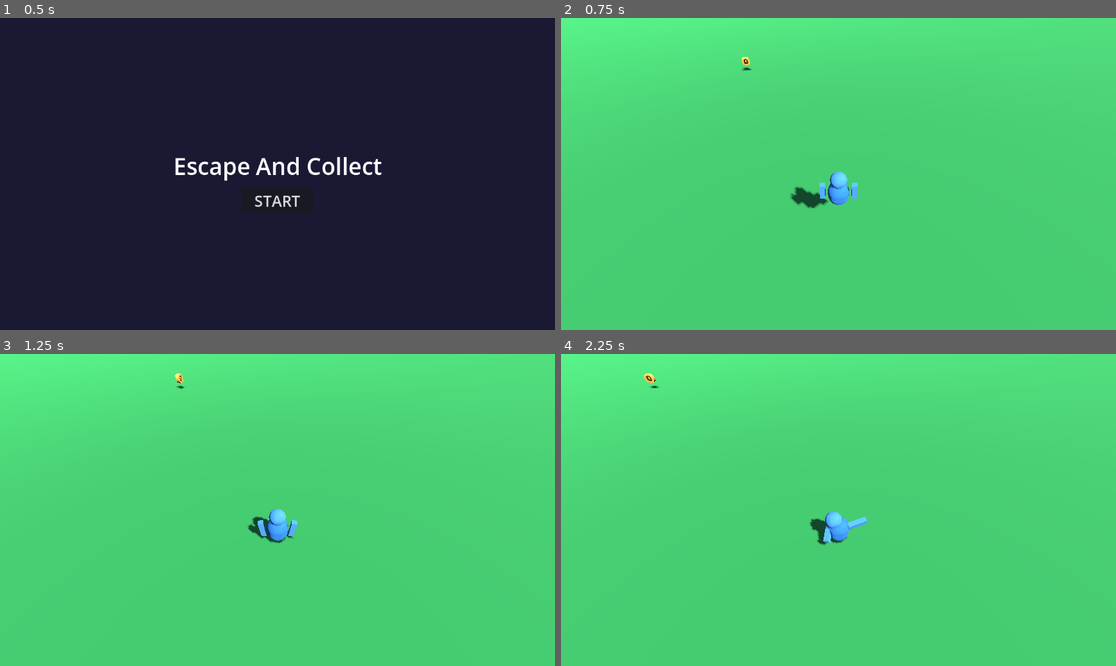
Above: before the commit, frames 1-4 (two rows, left to right).
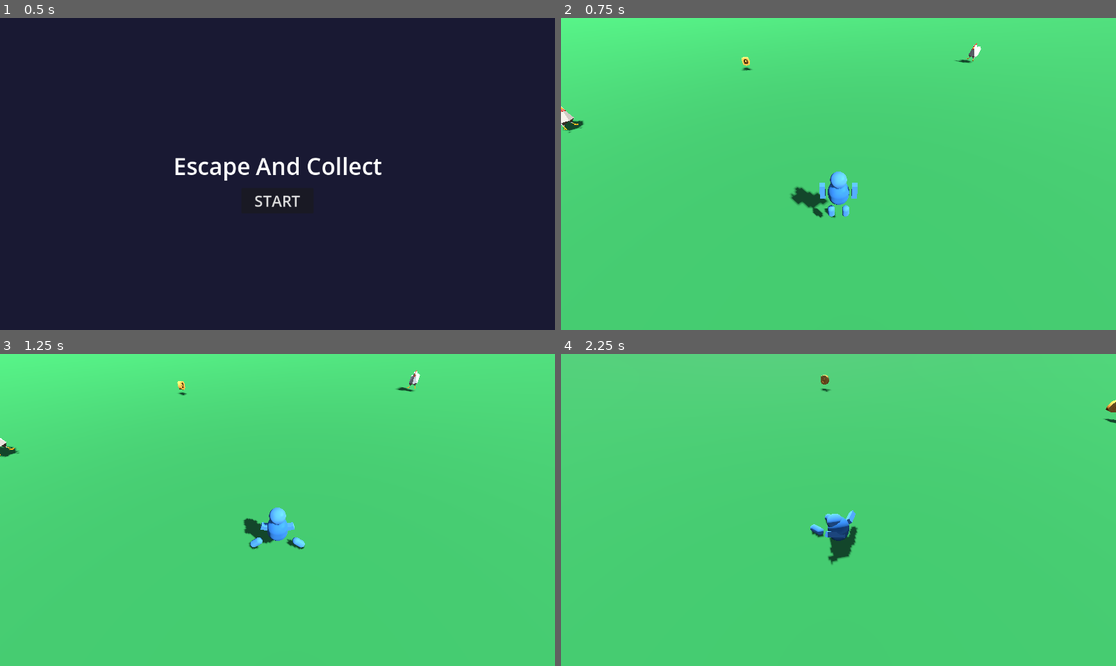
Above: after the commit, the same moments.

Repository: ateliee/escape-and-collect
Game: Godot game, scene res://Scenes/Main.tscn
The game is run twice, just before and just after one commit, with the same random seed, the same clock (stepped at 60 frames per second) and the same inputs.
Inputs:
- Up to frame 1 (0.5 s): no input
- Up to frame 2 (0.75 s): click "START" at 0.5 s
- Up to frame 3 (1.25 s): no input
- Up to frame 4 (2.25 s): hold D (move_right) 1.28-2.03 s; tap Shift (dash) at 1.35, 2.1 s; tap Space (jump) at 1.52 s; hold S (move_back) from 2.03 s (still down)

Frame 1 is identical in both runs. In frame 2, 0.4% of the frame differs, in the area x 0-76%, y 8-65%; in frame 3, 0.8%; in frame 4, 4.0%, in the area x 0-100%, y 0-68%.

Commit message:
feat: implement procedural enemy animation, update player locomotion with camera-relative movement, and replace character model with chicken asset.

Diff:
--- a/Scenes/Entities/Enemy.tscn
+++ b/Scenes/Entities/Enemy.tscn
@@ -1,7 +1,7 @@
 [gd_scene load_steps=5 format=3 uid="uid://df2m1x7a98y4c"]
 
 [ext_resource type="Script" path="res://Scripts/Entities/Enemy.gd" id="1_enemy"]
-[ext_resource type="PackedScene" uid="uid://dj4n0d0y1y023" path="res://Assets/Models/character.glb" id="2_model"]
+[ext_resource type="PackedScene" path="res://Assets/Models/chicken.glb" id="2_model"]
 
 [sub_resource type="CapsuleShape3D" id="CapsuleShape3D_y1b2a"]
 radius = 0.4
@@ -17,6 +17,7 @@
 shape = SubResource("CapsuleShape3D_y1b2a")
 
 [node name="ModelRoot" type="Node3D" parent="."]
-transform = Transform3D(1.2, 0, 0, 0, 1.2, 0, 0, 0, 1.2, 0, 0, 0)
+transform = Transform3D(0.01, 0, 0, 0, 0.01, 0, 0, 0, 0.01, 0, 0, 0)
 
-[node name="character" parent="ModelRoot" instance=ExtResource("2_model")]
+[node name="chicken" parent="ModelRoot" instance=ExtResource("2_model")]
+transform = Transform3D(-4.37114e-08, 0, -1, 0, 1, 0, 1, 0, -4.37114e-08, 0, 0, 0)
--- a/Scripts/Entities/Enemy.gd
+++ b/Scripts/Entities/Enemy.gd
@@ -12,8 +12,9 @@
 	if players.size() > 0:
 		player = players[0]
 
-	# Make enemy look a bit different by coloring it red if possible, or just scale it slightly
-	model.scale = Vector3(1.1, 1.1, 1.1)
+	# (Removed hardcoded scale)
+
+var time_passed: float = 0.0
 
 func _physics_process(delta):
 	if not is_instance_valid(player):
@@ -31,10 +32,18 @@
 	velocity.x = dir.x * SPEED
 	velocity.z = dir.z * SPEED
 
-	# Rotate to face movement
+	# Rotate to face movement and animate
 	if velocity.length_squared() > 0.1:
 		var look_dir = atan2(-velocity.x, -velocity.z)
 		model.rotation.y = lerp_angle(model.rotation.y, look_dir, 10 * delta)
+
+		# Procedural hopping/wobbling animation
+		time_passed += delta * 15.0
+		model.position.y = abs(sin(time_passed * 0.5)) * 0.3
+		model.rotation.z = sin(time_passed) * 0.15
+	else:
+		model.position.y = lerp(model.position.y, 0.0, 10 * delta)
+		model.rotation.z = lerp(model.rotation.z, 0.0, 10 * delta)
 
 	move_and_slide()
 
--- a/Scripts/Entities/Player.gd
+++ b/Scripts/Entities/Player.gd
@@ -32,6 +32,10 @@
 	create_limb("ArmL", Vector3(-0.6, 0.6, 0), false)
 	# Right Arm
 	create_limb("ArmR", Vector3(0.6, 0.6, 0), false)
+	# Left Leg
+	create_limb("LegL", Vector3(-0.3, -0.7, 0), false)
+	# Right Leg
+	create_limb("LegR", Vector3(0.3, -0.7, 0), false)
 
 func create_limb(limb_name: String, offset: Vector3, is_head: bool):
 	var rb = RigidBody3D.new()
@@ -46,6 +50,10 @@
 	var mat = StandardMaterial3D.new()
 	mat.albedo_color = Color(0.3, 0.6, 0.9)
 
+	var phys_mat = PhysicsMaterial.new()
+	phys_mat.friction = 0.0
+	rb.physics_material_override = phys_mat
+
 	if is_head:
 		var sphere = SphereMesh.new()
 		sphere.radius = 0.3
@@ -56,13 +64,25 @@
 		shape.radius = 0.3
 		col.shape = shape
 	else:
-		var box = BoxMesh.new()
-		box.size = Vector3(0.2, 0.7, 0.2)
-		box.material = mat
-		mesh_inst.mesh = box
-		var shape = BoxShape3D.new()
-		shape.size = box.size
-		col.shape = shape
+		var is_leg = "Leg" in limb_name
+		if is_leg:
+			var cap = CapsuleMesh.new()
+			cap.radius = 0.15
+			cap.height = 0.6
+			cap.material = mat
+			mesh_inst.mesh = cap
+			var shape = CapsuleShape3D.new()
+			shape.radius = 0.15
+			shape.height = 0.6
+			col.shape = shape
+		else:
+			var box = BoxMesh.new()
+			box.size = Vector3(0.2, 0.7, 0.2)
+			box.material = mat
+			mesh_inst.mesh = box
+			var shape = BoxShape3D.new()
+			shape.size = box.size
+			col.shape = shape
 
 	rb.add_child(mesh_inst)
 	rb.add_child(col)
@@ -74,12 +94,14 @@
 	var joint = PinJoint3D.new()
 	get_parent().add_child(joint)
 	# Place joint between torso and limb
-	joint.global_position = self.global_position + offset * 0.8
 	if is_head:
 		joint.global_position = self.global_position + Vector3(0, 1.0, 0)
-	else:
+	elif "Arm" in limb_name:
 		# Arm joints closer to shoulders
 		joint.global_position = self.global_position + Vector3(offset.x * 0.7, 0.8, 0)
+	elif "Leg" in limb_name:
+		# Leg joints closer to hips
+		joint.global_position = self.global_position + Vector3(offset.x * 0.7, 0.1, 0)
 
 	joint.node_a = self.get_path()
 	joint.node_b = rb.get_path()
@@ -102,7 +124,19 @@
 	var speed_limit = DASH_MAX_SPEED if is_dashing else MAX_SPEED
 
 	var input_dir = Input.get_vector("move_left", "move_right", "move_forward", "move_back")
-	var direction = Vector3(input_dir.x, 0, input_dir.y).normalized()
+	var direction = Vector3.ZERO
+
+	if input_dir.length() > 0:
+		var cam_basis = spring_arm.global_transform.basis
+		var cam_forward = -cam_basis.z
+		cam_forward.y = 0
+		cam_forward = cam_forward.normalized()
+
+		var cam_right = cam_basis.x
+		cam_right.y = 0
+		cam_right = cam_right.normalized()
+
+		direction = (cam_right * input_dir.x - cam_forward * input_dir.y).normalized()
 
 	# Apply force for movement
 	if direction.length() > 0:
@@ -120,9 +154,14 @@
 	if Input.is_action_just_pressed("jump") and abs(linear_velocity.y) < 0.1 and global_position.y < 1.0:
 		apply_central_impulse(Vector3.UP * JUMP_IMPULSE)
 
-func _process(_delta):
+func _process(delta):
 	# Update camera position in _process for smooth rendering, preserving the Y offset
 	spring_arm.global_position = self.global_position + Vector3(0, 1.5, 0)
+
+	# Smoothly rotate the camera to follow the player's facing direction
+	# Only do this if the player is actually moving/facing a clear direction
+	if linear_velocity.length_squared() > 0.5:
+		spring_arm.rotation.y = lerp_angle(spring_arm.rotation.y, rotation.y, 2.0 * delta)
 
 func die():
 	var world = get_parent()
--- a/Scripts/Game/World.gd
+++ b/Scripts/Game/World.gd
@@ -4,7 +4,7 @@
 signal score_changed(new_score)
 
 var score: int = 0
-var max_enemies = 15
+var max_enemies = 40
 var current_enemies = 0
 
 var enemy_scene = preload("res://Scenes/Entities/Enemy.tscn")
@@ -20,13 +20,15 @@
 	player.position = Vector3(0, 2, 0)
 	add_child(player)
 
-	# Spawn initial coins
+	# Spawn initial coins and enemies
 	for i in range(5):
 		spawn_coin()
+	for i in range(3):
+		_on_enemy_spawn_timer()
 
 	# Start spawn timers
 	var enemy_timer = Timer.new()
-	enemy_timer.wait_time = 4.0
+	enemy_timer.wait_time = 1.5
 	enemy_timer.autostart = true
 	enemy_timer.timeout.connect(_on_enemy_spawn_timer)
 	add_child(enemy_timer)
Binary file added: Assets/Models/chicken.glb
Not shown, added: Assets/Models/chicken.glb.import
